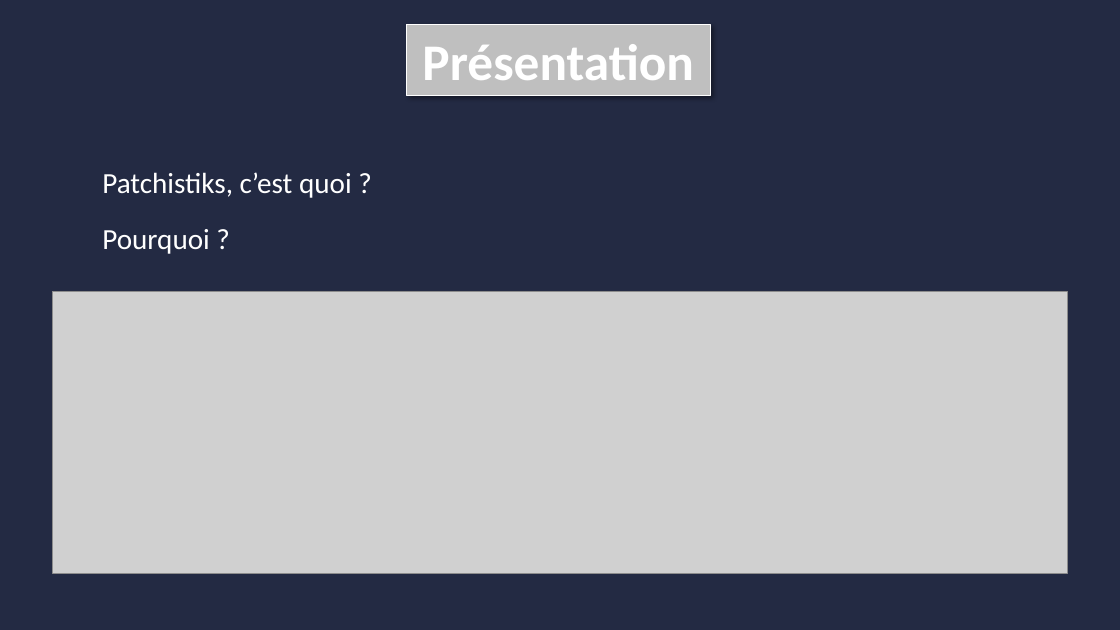
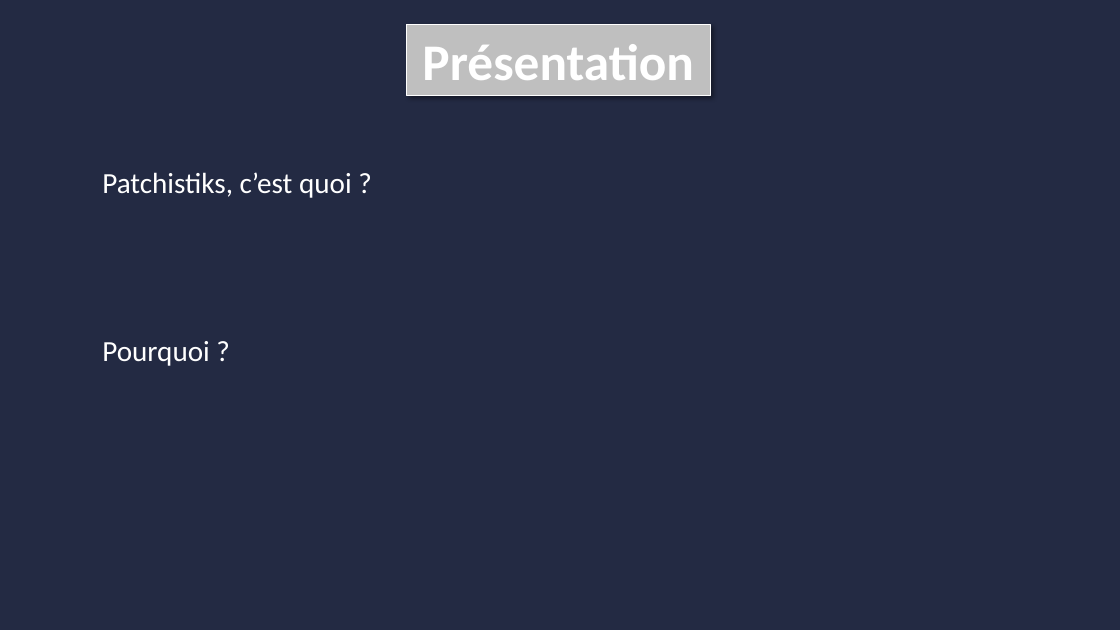
Before and after one commit to flotql/ProjetPatchistiks, a slide deck: slide 4 of Powerpoint/1oral.pptx (slide 3 before the commit). Drawn at 1120x630 pixels with LibreOffice and Linux fonts; fonts in the diff are those of the drawing; grey boxes stand for pictures; background and template pictures are left out; a plain dark background stands for a picture behind light text. Boxes give left, top, right and bottom in pixels: in the first picture for what was removed or moved away, otherwise in the second. Text is boxed around its words. In the diff, an @@ line names an element or a change of style, - is before the commit and + after.

```diff
--- a/Powerpoint/1oral.pptx
+++ b/Powerpoint/1oral.pptx
@@ picture removed at <box>53,292,1067,574</box> @@
@@ text "Pourquoi ?": place and size @@
-text "Pourquoi ?" at <box>102,229,209,254</box>
+text "Pourquoi ?" at <box>102,341,209,366</box>
```
Also in this commit, not shown: 2 other slides changed, 3 slides added, 7 other files.
